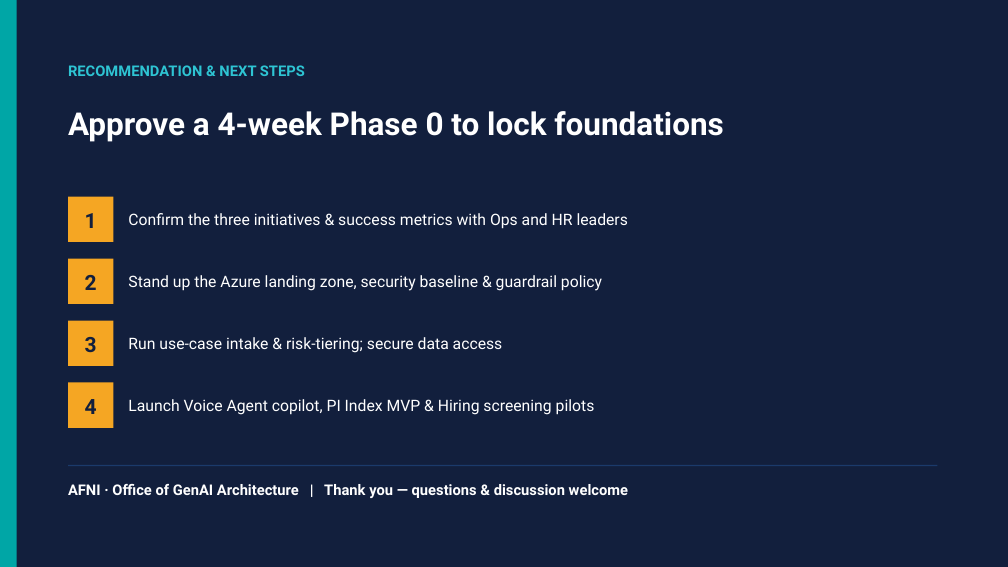
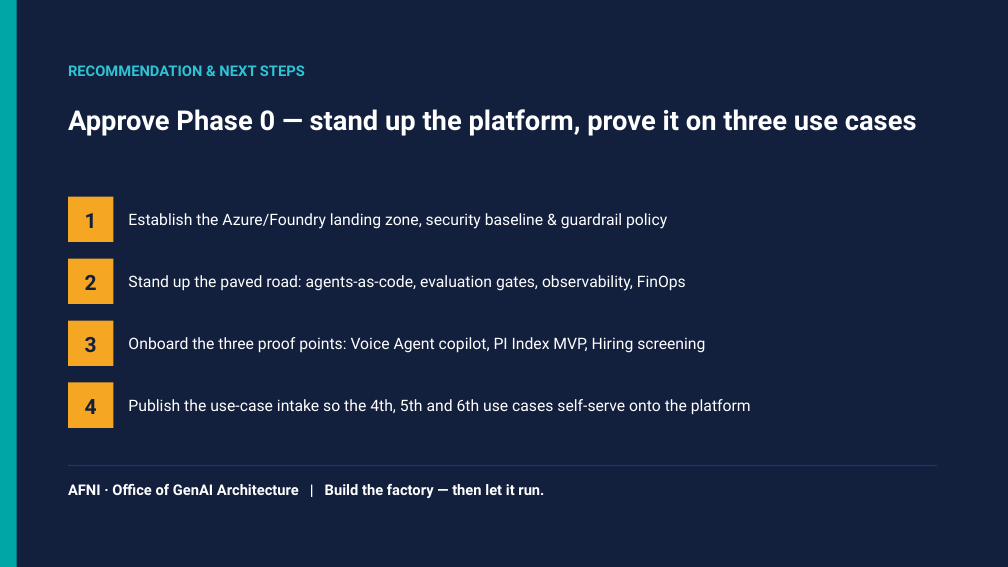
Before and after one commit to shyamanugu/LLMOps, a slide deck: slide 23 of presentation/Afni-LLMOps-Proposal.pptx (slide 26 before the commit). Drawn at 1008x567 pixels with LibreOffice and Linux fonts; fonts in the diff are those of the drawing. Boxes give left, top, right and bottom in pixels: in the first picture for what was removed or moved away, otherwise in the second. Text is boxed around its words. In the diff, an @@ line names an element or a change of style, - is before the commit and + after.

```diff
--- a/presentation/Afni-LLMOps-Proposal.pptx
+++ b/presentation/Afni-LLMOps-Proposal.pptx
@@ text at (68,109,917,136): text changed; size 30 to 26 pt @@
-Approve a 4-week Phase 0 to lock foundations
+Approve Phase 0 — stand up the platform, prove it on three use cases
@@ text at (128,213,667,229): text changed @@
-Confirm the three initiatives & success metrics with Ops and HR leaders
+Establish the Azure/Foundry landing zone, security baseline & guardrail policy
@@ text at (128,275,686,291): text changed @@
-Stand up the Azure landing zone, security baseline & guardrail policy
+Stand up the paved road: agents-as-code, evaluation gates, observability, FinOps
@@ text at (128,337,705,353): text changed @@
-Run use-case intake & risk-tiering; secure data access
+Onboard the three proof points: Voice Agent copilot, PI Index MVP, Hiring screening
@@ text at (128,399,751,415): text changed @@
-Launch Voice Agent copilot, PI Index MVP & Hiring screening pilots
+Publish the use-case intake so the 4th, 5th and 6th use cases self-serve onto the platform
@@ text at (68,484,544,498): text changed @@
-AFNI · Office of GenAI Architecture | Thank you — questions & discussion welcome
+AFNI · Office of GenAI Architecture | Build the factory — then let it run.
```
Also in this commit, not shown: 13 other slides changed, 9 slides added, 12 slides removed, 44 other files.
